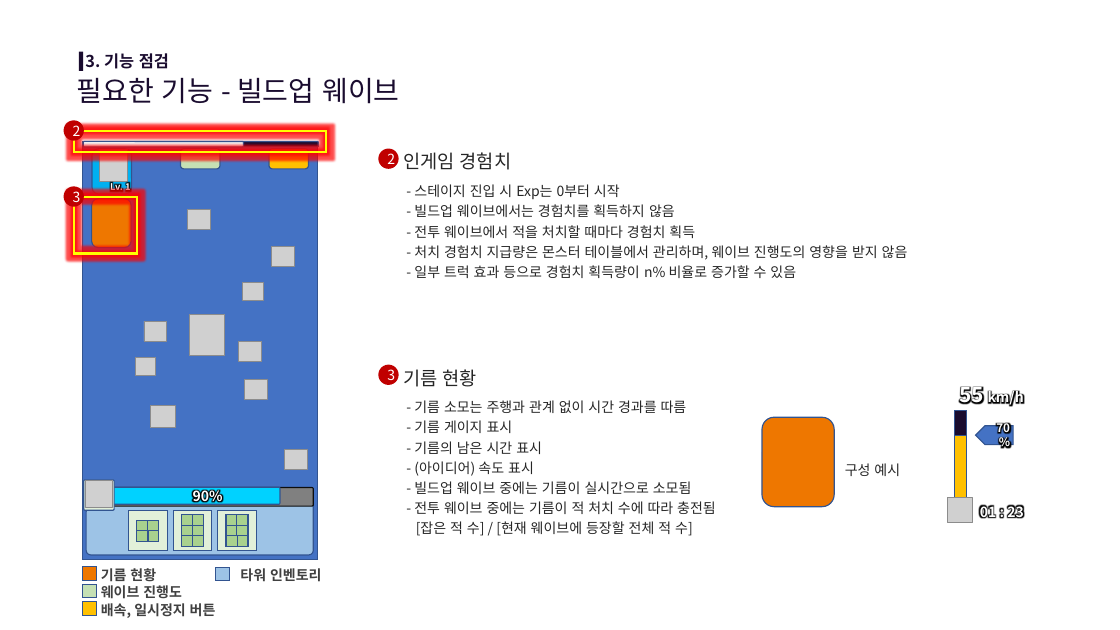
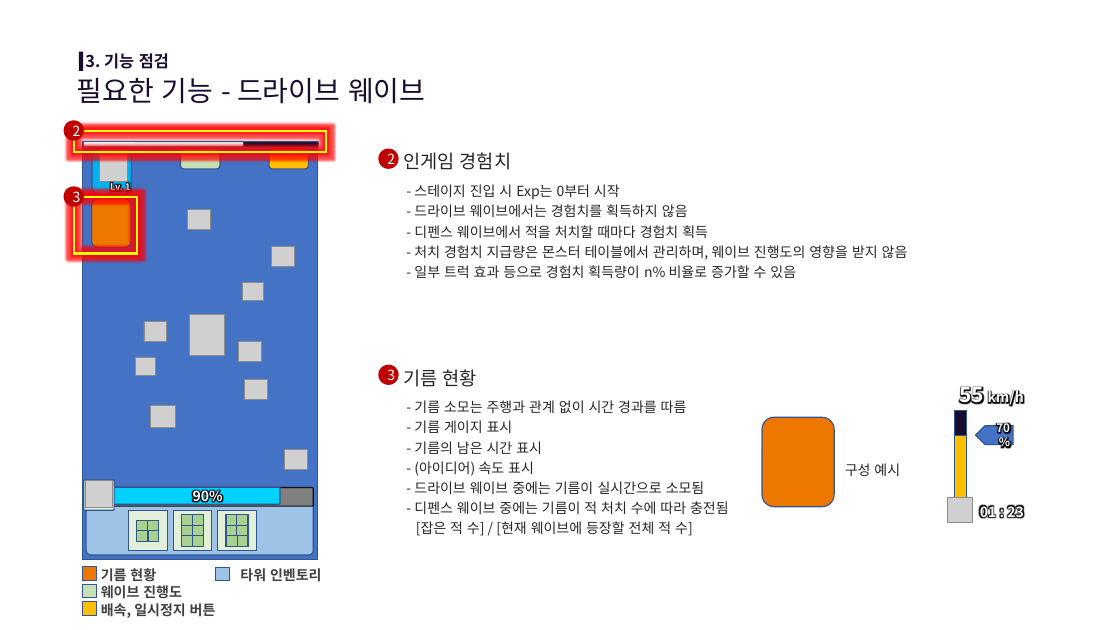
Before and after one commit to scorchLand/kci, a slide deck: slide 13 of 기획서/트럭 문서.pptx. Drawn at 1120x630 pixels with LibreOffice and Linux fonts; fonts in the diff are those of the drawing; grey boxes stand for pictures; background and template pictures are left out. Boxes give left, top, right and bottom in pixels: in the first picture for what was removed or moved away, otherwise in the second. Text is boxed around its words. In the diff, an @@ line names an element or a change of style, - is before the commit and + after.

```diff
--- a/기획서/트럭 문서.pptx
+++ b/기획서/트럭 문서.pptx
@@ text at <box>77,77,425,104</box>: text changed @@
-필요한 기능 - 빌드업 웨이브
+필요한 기능 - 드라이브 웨이브
@@ text at <box>414,204,708,238</box>: text changed @@
-- 빌드업 웨이브에서는 경험치를 획득하지 않음
-- 전투 웨이브에서 적을 처치할 때마다 경험치 획득
+- 드라이브 웨이브에서는 경험치를 획득하지 않음
+- 디펜스 웨이브에서 적을 처치할 때마다 경험치 획득
@@ text at <box>414,481,729,514</box>: text changed @@
-- 빌드업 웨이브 중에는 기름이 실시간으로 소모됨
-- 전투 웨이브 중에는 기름이 적 처치 수에 따라 충전됨
+- 드라이브 웨이브 중에는 기름이 실시간으로 소모됨
+- 디펜스 웨이브 중에는 기름이 적 처치 수에 따라 충전됨
```
Also in this commit, not shown: 17 other slides changed, 12 other files.
